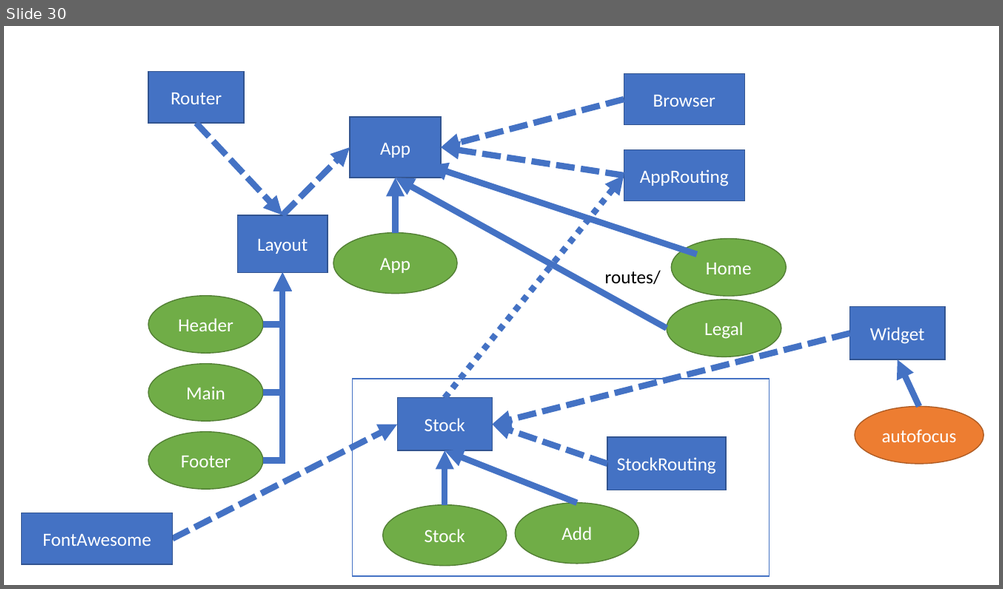
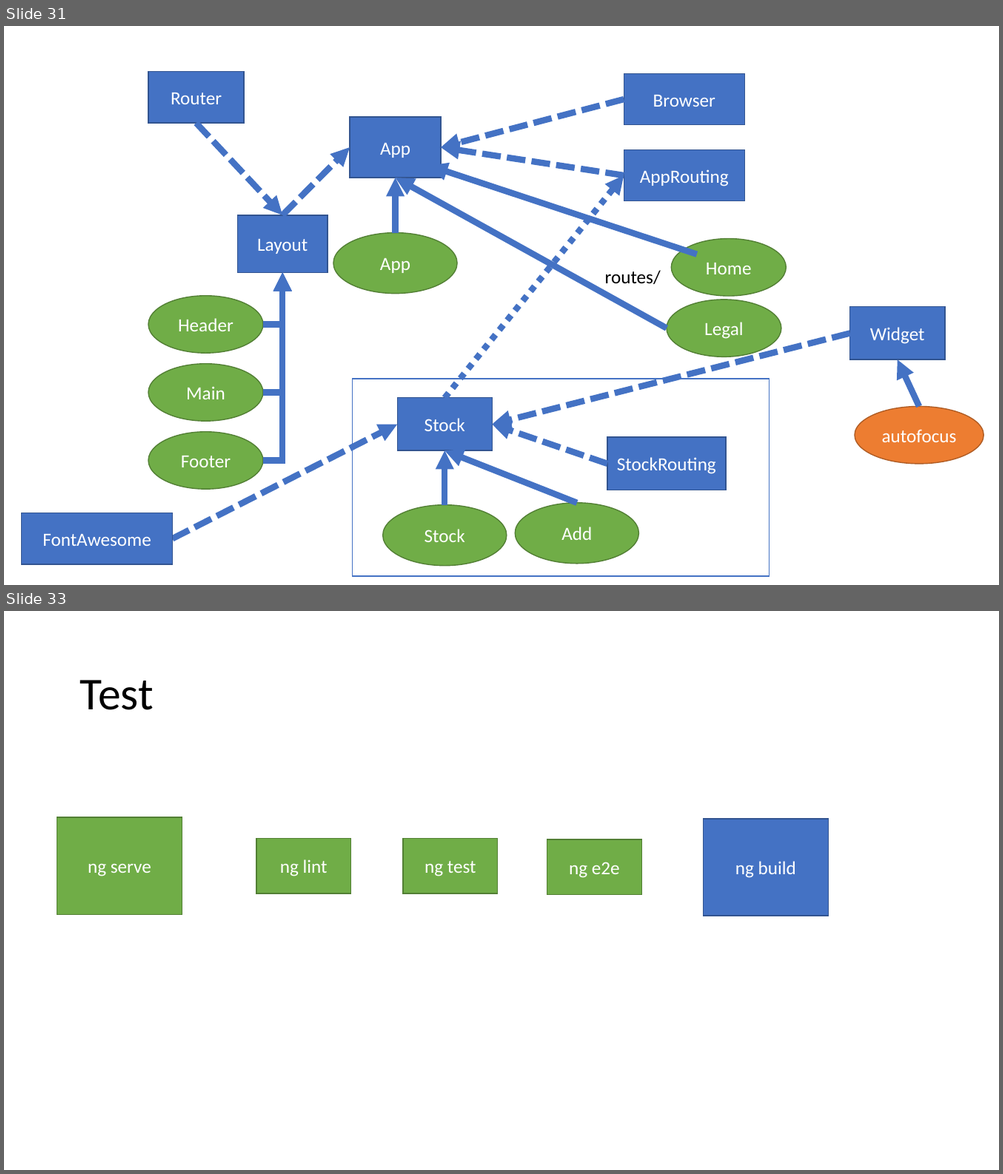
Before and after one commit to jlg-formation/agucv1-mai-2022, a slide deck: notes.pptx. Shown one above the other, each under a label of ours: slide 30 before the commit, slides 31 and 33 after it; the slides between them are not shown. The pictures are 1003x589 and 1003x1174 pixels, drawn with LibreOffice and Linux fonts; fonts in the diff are those of the drawing. Boxes give left, top, right and bottom in pixels: in the first picture for what was removed or moved away, otherwise in the second. Text is boxed around its words. In the diff, an @@ line names an element or a change of style, - is before the commit and + after.

```diff
--- a/notes.pptx
+++ b/notes.pptx
@@ slide 33 added at box(4, 611, 999, 1170), background #FFFFFF @@
@@ title added at box(79, 680, 153, 710), 44 pt, text #000000 @@
+Test
@@ rectangle added at box(57, 817, 182, 914), fill #70AD47, outline #538035 1 pt, 18 pt, text #FFFFFF @@
+ng serve
@@ rectangle added at box(703, 819, 828, 916), fill #4472C4, outline #325491 1 pt, 18 pt, text #FFFFFF @@
+ng build
@@ rectangle added at box(256, 839, 351, 894), fill #70AD47, outline #538035 1 pt, 18 pt, text #FFFFFF @@
+ng lint
@@ rectangle added at box(403, 839, 498, 894), fill #70AD47, outline #538035 1 pt, 18 pt, text #FFFFFF @@
+ng test
@@ rectangle added at box(547, 840, 642, 895), fill #70AD47, outline #538035 1 pt, 18 pt, text #FFFFFF @@
+ng e2e
@@ what was slide 30 is now slide 31 @@
```
Also in this commit, not shown: 4 other slides added.
